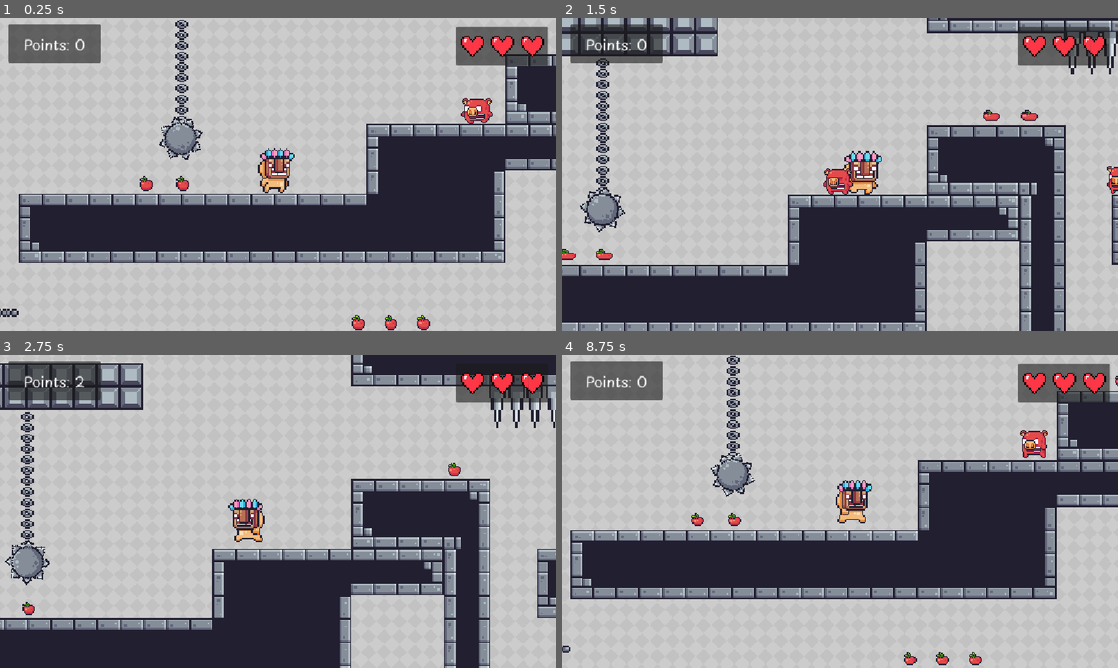
Above: before the commit, frames 1-4 (two rows, left to right).
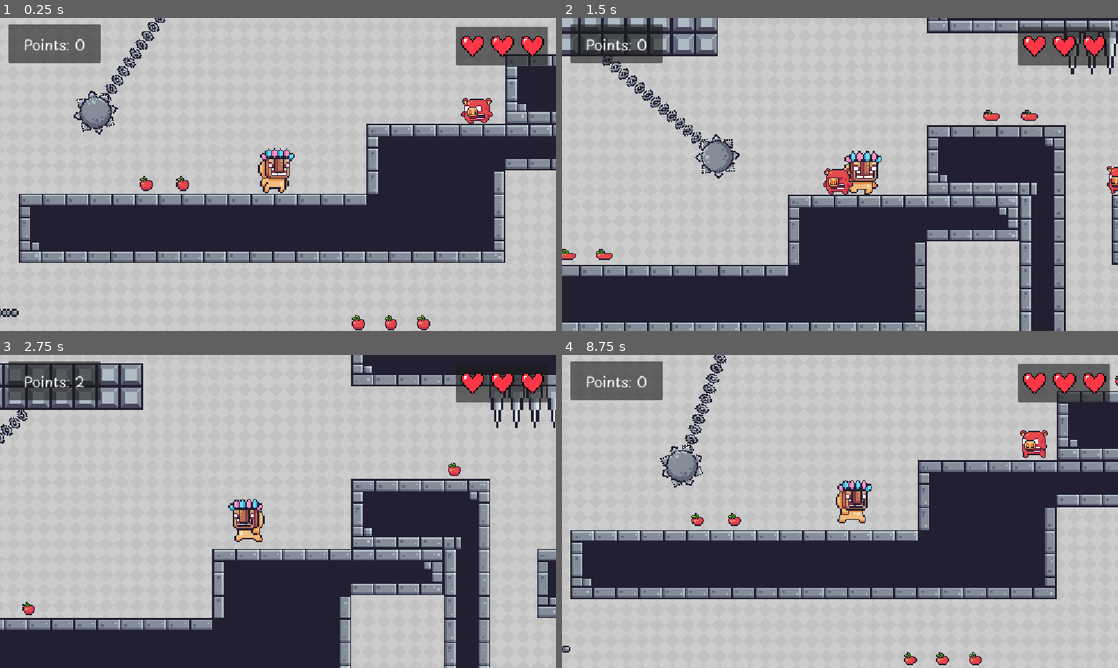
Above: after the commit, the same moments.

Repository: raihan-ys/2d-platformer-game
Game: Godot game, scene res://scenes/levels/level3.tscn
Same seed, same stepped clock (60 frames per second), same inputs: the game is played once before the commit and once after it. This scene is started directly instead of the project's main scene.
Inputs:
- Up to frame 1 (0.25 s): no input
- Up to frame 2 (1.5 s): hold D (right) from 0.53 s (still down); tap W (jump) at 0.77 s
- Up to frame 3 (2.75 s): tap W (jump) at 1.52 s; release D (right) at 2.03 s; hold A (left) from 2.03 s (still down)
- Up to frame 4 (8.75 s): release A (left) at 2.78 s; hold D (right) 2.78-4.28 s; tap W (jump) at 3.02, 3.77, 4.52, 6.02, 6.77, 7.52 s; hold A (left) 4.28-5.03 s; hold D (right) 5.03-5.78 s; hold A (left) 5.78-7.28 s; hold D (right) from 7.28 s (still down)

The runs differ from the first frame. In frame 1, 2.1% of the frame differs, in the area x 13-37%, y 0-46%; in frame 2, 2.4%, in the area x 3-32%, y 12-69%; in frame 3, 1.3%; in frame 4, 2.2%.

Commit message:
The spike ball is swinging!

Diff:
--- a/scenes/game_objects/spike_ball.gd
+++ b/scenes/game_objects/swinging_spike_ball.gd
@@ -1,17 +1,18 @@
 extends Area2D
 
 
-@export var swing_angle: float = 60.0 # Maximum swining angle
-@export var swing_speed: float = 2.0
+@export var swing_angle: float = 50.0 # Maximum swinging angle
+@export var swing_speed: float = 3.0
 
 @onready var player = $"../../SceneObjects/Player"
+@onready var swing_pivot: Node2D = $".."
 
 var time_passed: float = 0.0
 
 # Called every frame. 'delta' is the elapsed time since the previous frame.
 func _process(delta: float) -> void:
 	time_passed += delta
-	rotation = deg_to_rad(swing_angle) * sin(time_passed * swing_speed)
+	swing_pivot.rotation = deg_to_rad(swing_angle) * sin( time_passed * swing_speed)
 
 func _on_body_entered(body: Node2D) -> void:
 	if body.name == "Player" :
--- a/scenes/game_objects/spike_ball.tscn
+++ b/scenes/game_objects/swinging_spike_ball.tscn
@@ -2,12 +2,12 @@
 
 [ext_resource type="Texture2D" uid="uid://b16r73y62xylc" path="res://assets/traps/Chain.png" id="1_d72ex"]
 [ext_resource type="Texture2D" uid="uid://dbu7ket03wkju" path="res://assets/traps/Spiked Ball.png" id="1_yx07n"]
-[ext_resource type="Script" uid="uid://0oextqnbl26b" path="res://scenes/game_objects/spike_ball.gd" id="2_l7urr"]
+[ext_resource type="Script" uid="uid://0oextqnbl26b" path="res://scenes/game_objects/swinging_spike_ball.gd" id="2_buc0s"]
 
 [sub_resource type="CircleShape2D" id="CircleShape2D_xrivr"]
 radius = 12.0
 
-[node name="SpikeBall" type="Node2D" unique_id=1312668354]
+[node name="SwingingSpikeBall" type="Node2D" unique_id=1312668354]
 
 [node name="Chain" type="Sprite2D" parent="." unique_id=912097321]
 texture_filter = 1
@@ -18,15 +18,15 @@
 region_enabled = true
 region_rect = Rect2(0, 0, 8, 100)
 
-[node name="Ball" type="Area2D" parent="." unique_id=1449635067]
+[node name="SpikeBall" type="Area2D" parent="." unique_id=1449635067]
 position = Vector2(0, 90)
-script = ExtResource("2_l7urr")
+script = ExtResource("2_buc0s")
 
-[node name="Sprite2D" type="Sprite2D" parent="Ball" unique_id=81175312]
+[node name="Sprite2D" type="Sprite2D" parent="SpikeBall" unique_id=81175312]
 texture_filter = 1
 texture = ExtResource("1_yx07n")
 
-[node name="CollisionShape2D" type="CollisionShape2D" parent="Ball" unique_id=1325039020]
+[node name="CollisionShape2D" type="CollisionShape2D" parent="SpikeBall" unique_id=1325039020]
 shape = SubResource("CircleShape2D_xrivr")
 
-[connection signal="body_entered" from="Ball" to="Ball" method="_on_body_entered"]
+[connection signal="body_entered" from="SpikeBall" to="SpikeBall" method="_on_body_entered"]
--- a/scenes/levels/level3.tscn
+++ b/scenes/levels/level3.tscn
@@ -11,7 +11,7 @@
 [ext_resource type="Script" uid="uid://clbaj144ur12g" path="res://scenes/levels/pause.gd" id="8_7eb4w"]
 [ext_resource type="FontFile" uid="uid://dfypm6v7ubpl6" path="res://assets/fonts/PlaypenSans-Regular.ttf" id="9_hadiw"]
 [ext_resource type="Script" uid="uid://baaejn5brmhh6" path="res://scenes/game_objects/fall_area.gd" id="10_hadiw"]
-[ext_resource type="PackedScene" uid="uid://dacs41furh1qn" path="res://scenes/game_objects/spike_ball.tscn" id="12_wb0vq"]
+[ext_resource type="PackedScene" uid="uid://dacs41furh1qn" path="res://scenes/game_objects/swinging_spike_ball.tscn" id="12_wb0vq"]
 
 [sub_resource type="TileSetAtlasSource" id="TileSetAtlasSource_sru4k"]
 texture = ExtResource("2_s1j21")
@@ -357,7 +357,7 @@
 wait_time = 1.5
 autostart = true
 
-[node name="SpikeBall" parent="." unique_id=1312668354 instance=ExtResource("12_wb0vq")]
+[node name="SwingingSpikeBall" parent="." unique_id=1312668354 instance=ExtResource("12_wb0vq")]
 position = Vector2(336, -479)
 scale = Vector2(3.5, 3.5)
 
Renamed: scenes/game_objects/spike_ball.gd.uid -> scenes/game_objects/swinging_spike_ball.gd.uid
